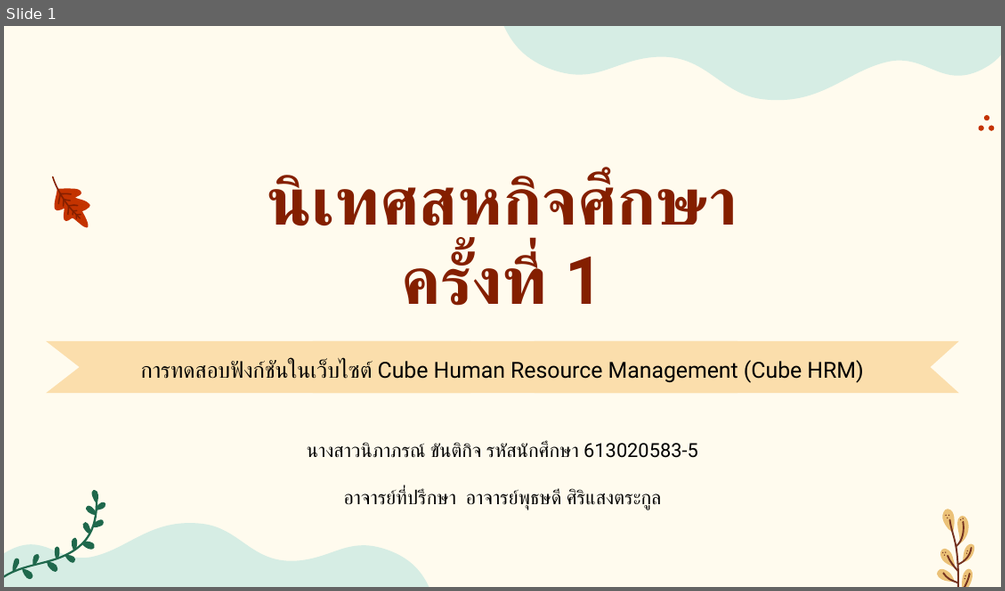
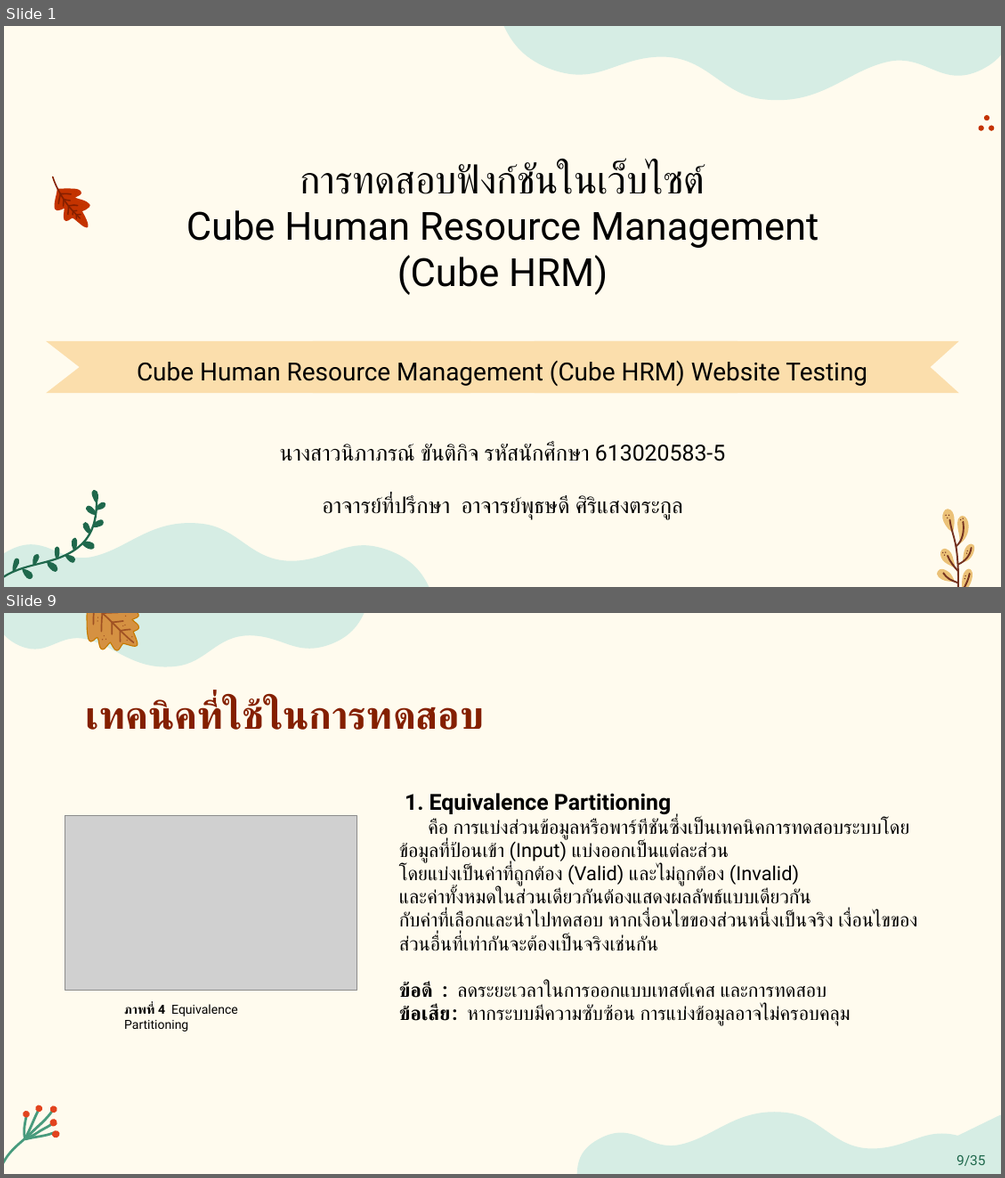
Before and after one commit to kh-nipaphorn/CubeSoftTech_WorkingSpace, a slide deck: Final Present/presentation_Nipaphorn_613020583-5 .pptx. Shown one above the other, each under a label of ours: slide 1 before the commit, slides 1 and 9 after it; the slides between them are not shown. The pictures are 1005x591 and 1005x1178 pixels, drawn with LibreOffice and Linux fonts; fonts in the diff are those of the drawing; grey boxes stand for pictures. Boxes give left, top, right and bottom in pixels: in the first picture for what was removed or moved away, otherwise in the second. Text is boxed around its words. In the diff, an @@ line names an element or a change of style, - is before the commit and + after.

```diff
--- a/Final Present/presentation_Nipaphorn_613020583-5 .pptx
+++ b/Final Present/presentation_Nipaphorn_613020583-5 .pptx
@@ slide 9 added at <box>4,613,1001,1174</box>, background #FFFBEE @@
@@ freeform shape added at <box>4,613,364,666</box>, fill #D6EDE4 @@
@@ group added at <box>86,613,140,651</box>: 16 freeform shapes @@
@@ text added at <box>86,699,484,730</box>, 28 pt, text #841F00, bold @@
+เทคนิคที่ใช้ในการทดสอบ
@@ text added at <box>399,793,917,1026</box>, 14 pt, text #000000 @@
+1. Equivalence Partitioning
+คือ การแบ่งส่วนข้อมูลหรือพาร์ทีชันซึ่งเป็นเทคนิคการทดสอบระบบโดยข้อมูลที่ป้อนเข้า (Input) แบ่งออกเป็นแต่ละส่วน
+โดยแบ่งเป็นค่าที่ถูกต้อง (Valid) และไม่ถูกต้อง (Invalid)
+และค่าทั้งหมดในส่วนเดียวกันต้องแสดงผลลัพธ์แบบเดียวกัน
+กับค่าที่เลือกและนำไปทดสอบ หากเงื่อนไขของส่วนหนึ่งเป็นจริง เงื่อนไขของส่วนอื่นที่เท่ากันจะต้องเป็นจริงเช่นกัน
+ข้อดี : ลดระยะเวลาในการออกแบบเทสต์เคส และการทดสอบ
+ข้อเสีย : หากระบบมีความซับซ้อน การแบ่งข้อมูลอาจไม่ครอบคลุม
@@ picture added at <box>65,815,356,989</box> @@
@@ text added at <box>124,1004,238,1031</box>, 9 pt, text #000000 @@
+ภาพที่ 4 Equivalence Partitioning
@@ group added at <box>4,1097,61,1174</box>: 9 freeform shapes @@
@@ freeform shape added at <box>577,1111,1001,1174</box>, fill #D6EDE4 @@
@@ triangle added at <box>882,1117,1001,1174</box>, fill #D6EDE4, outline #D6EDE4 2 pt, 10 pt, text #1F684C @@
+9/35
@@ slide 1 changed as well @@
@@ title "การทดสอบฟังก์ชันในเว็บไซต์ Cube Human Resource Management ..." at <box>186,163,818,295</box>: vertical alignment bottom to middle @@
@@ title at <box>186,163,818,295</box>: text changed; size 48 to 28 pt; text colour #841F00 to #000000; bold off @@
-นิเทศสหกิจศึกษา
-ครั้งที่ 1
+การทดสอบฟังก์ชันในเว็บไซต์
+Cube Human Resource Management (Cube HRM)
@@ subtitle at <box>137,360,867,386</box>: text changed; size 16 to 18 pt @@
-การทดสอบฟังก์ชันในเว็บไซต์ Cube Human Resource Management (Cube HRM)
+Cube Human Resource Management (Cube HRM) Website Testing
@@ text "นางสาวนิภาภรณ์ ขันติกิจ รหัสนักศึกษา 613020583-5": place and size @@
-text "นางสาวนิภาภรณ์ ขันติกิจ รหัสนักศึกษา 613020583-5" at <box>307,442,698,510</box>
+text "นางสาวนิภาภรณ์ ขันติกิจ รหัสนักศึกษา 613020583-5" at <box>280,443,725,519</box>
@@ text "นางสาวนิภาภรณ์ ขันติกิจ รหัสนักศึกษา 613020583-5" at <box>280,443,725,519</box>: size 14 to 16 pt @@
```
Also in this commit, not shown: 5 other slides changed, 30 other slides added, 7 slides removed, 19 other files.
